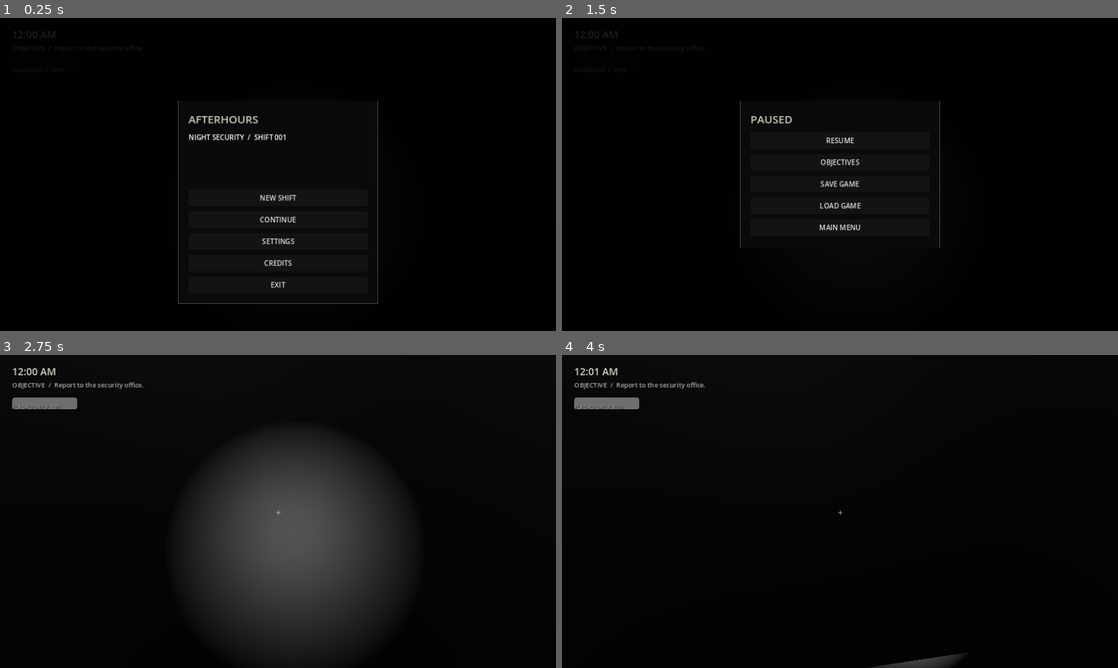
Above: before the commit, frames 1-4 (two rows, left to right).
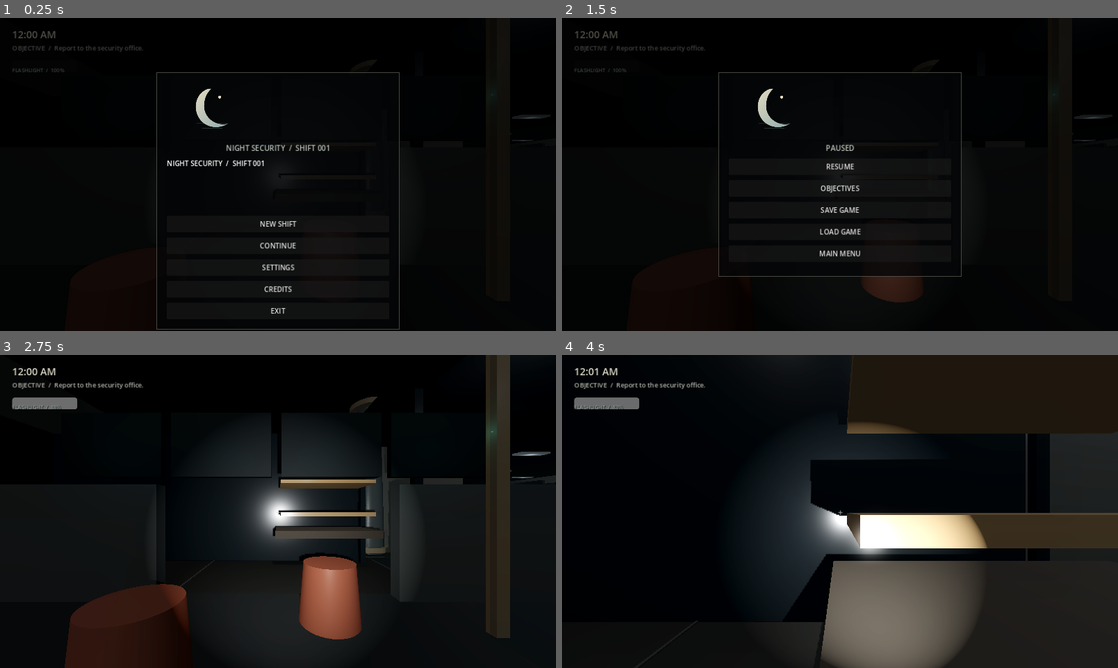
Above: after the commit, the same moments.

Repository: dontcare-dev/AFTER-HOURS
Game: Godot game, scene res://scenes/main.tscn
Two runs of this game, one before a commit and one after it. Both use one fixed random seed, a clock stepped at 60 frames per second and the inputs below.
Inputs (mouse positions are in pixels of both pictures, inside the frame that each line leads up to):
- Up to frame 1 (0.25 s): no input
- Up to frame 2 (1.5 s): click "SETTINGS" at 0.5 s; click "BACK" at 1.25 s
- Up to frame 3 (2.75 s): click "RESUME" at 2 s
- Up to frame 4 (4 s): tap Enter (objectives) at 2.75, 3.05 s; move the mouse to (867, 511) at 2.77 s; hold W (move_forward) 2.78-3.5 s; hold E (interact) 2.78-3.5 s; click "BACK" at 3.5 s

The runs differ from the first frame. In frame 1, 2.5% of the frame differs, in the area x 2-99%, y 4-100%; in frame 2, 2.6%; in frame 3, 22%; in frame 4, 40%, in the area x 12-100%, y 0-100%.

Commit message:
Replace blocky mall layout with detailed architectural storefronts and cinematic lighting

Diff:
--- a/scripts/game.gd
+++ b/scripts/game.gd
@@ -98,6 +98,18 @@
 	environment.ambient_light_color = Color(0.32, 0.34, 0.38)
 	environment.ambient_light_energy = 0.42
 	environment.tonemap_mode = Environment.TONE_MAPPER_FILMIC
+	environment.sdfgi_enabled = true
+	environment.sdfgi_use_occlusion = true
+	environment.ssao_enabled = true
+	environment.ssao_radius = 2.4
+	environment.ssao_intensity = 2.0
+	environment.ssil_enabled = true
+	environment.ssil_radius = 3.0
+	environment.glow_enabled = true
+	environment.glow_intensity = 0.55
+	environment.glow_bloom = 0.08
+	environment.volumetric_fog_enabled = true
+	environment.volumetric_fog_density = 0.012
 	environment.fog_enabled = true
 	environment.fog_light_color = Color(0.075, 0.08, 0.085)
 	environment.fog_density = 0.009
@@ -132,12 +144,7 @@
 			mall.add_child(light)
 			mall_lights.append(light)
 			var fixture = box(mall, Vector3(x, 5.88, z), Vector3(2.2, 0.12, 0.48), material(Color(0.62, 0.65, 0.65), 0.2, 0.3), false)
-	for side in [-1, 1]:
-		for z in [-20, -10, 0, 10, 20]:
-			var shop_x = side * 15.0
-			box(mall, Vector3(shop_x, 2.0, z), Vector3(11.5, 4.0, 0.35), dark_mat, true)
-			box(mall, Vector3(shop_x, 3.9, z), Vector3(11.5, 0.45, 0.5), wall_mat, false)
-			var sign = label_3d(mall, Vector3(shop_x, 3.0, z - 0.28), ["MERCURY", "CLOTHING", "HOME & CO", "TOYS", "NORTH STAR"][posmod(z + 20, 5)], Color(0.72, 0.7, 0.62))
+	build_atrium_details(mall)
 	box(mall, Vector3(-3.75, 2.2, -27), Vector3(2.5, 4.4, 0.3), wall_mat, true)
 	box(mall, Vector3(3.75, 2.2, -27), Vector3(2.5, 4.4, 0.3), wall_mat, true)
 	box(mall, Vector3(-3.75, 2.2, 27), Vector3(2.5, 4.4, 0.3), wall_mat, true)
@@ -150,8 +157,7 @@
 	box(mall, Vector3(10, 2.0, -17), Vector3(8, 4, 0.35), wall_mat, true)
 	box(mall, Vector3(-10, 2.0, 14), Vector3(8, 4, 0.35), wall_mat, true)
 	box(mall, Vector3(10, 2.0, 14), Vector3(8, 4, 0.35), wall_mat, true)
-	for i in range(8):
-		box(mall, Vector3(-2.8 + i * 0.8, 0.3 + i * 0.27, 9 - i * 0.9), Vector3(0.7, 0.2, 3.5), material(Color(0.24, 0.25, 0.25)), true)
+	build_escalator(mall)
 	build_security_office(mall)
 	build_food_court(mall)
 	build_parking(mall)
@@ -162,6 +168,149 @@
 	outside_light.rotation_degrees = Vector3(-55, -25, 0)
 	outside_light.light_energy = 0.12
 	mall.add_child(outside_light)
+
+func build_atrium_details(parent):
+	for x in [-9.5, 9.5]:
+		for z in [-22.0, -10.0, 2.0, 14.0, 25.0]:
+			var column = MeshInstance3D.new()
+			var shaft = CylinderMesh.new()
+			shaft.top_radius = 0.42
+			shaft.bottom_radius = 0.56
+			shaft.height = 5.7
+			shaft.radial_segments = 24
+			column.mesh = shaft
+			column.position = Vector3(x, 2.85, z)
+			column.material_override = material(Color(0.29, 0.3, 0.29), 0.32, 0.04)
+			parent.add_child(column)
+			for cap_y in [0.16, 5.52]:
+				var cap = MeshInstance3D.new()
+				var cap_mesh = CylinderMesh.new()
+				cap_mesh.top_radius = 0.68
+				cap_mesh.bottom_radius = 0.68
+				cap_mesh.height = 0.18
+				cap_mesh.radial_segments = 32
+				cap.mesh = cap_mesh
+				cap.position = Vector3(x, cap_y, z)
+				cap.material_override = material(Color(0.48, 0.43, 0.34), 0.24, 0.08)
+				parent.add_child(cap)
+	for side in [-1, 1]:
+		var index := 0
+		for z in [-20, -10, 0, 10, 20]:
+			build_storefront(parent, side, float(z), index)
+			index += 1
+	for position in [Vector3(-7.5, 0, -17), Vector3(7.5, 0, -17), Vector3(-7.5, 0, 17), Vector3(7.5, 0, 17)]:
+		build_planter(parent, position)
+	var chandelier = MeshInstance3D.new()
+	var ring = TorusMesh.new()
+	ring.inner_radius = 1.15
+	ring.outer_radius = 1.28
+	ring.rings = 16
+	ring.ring_segments = 48
+	chandelier.mesh = ring
+	chandelier.position = Vector3(0, 5.55, -2)
+	chandelier.material_override = material(Color(0.52, 0.43, 0.29), 0.2, 0.22)
+	parent.add_child(chandelier)
+	for i in range(12):
+		var angle = TAU * float(i) / 12.0
+		var pendant = MeshInstance3D.new()
+		var bulb = SphereMesh.new()
+		bulb.radius = 0.09
+		bulb.height = 0.18
+		pendant.mesh = bulb
+		pendant.position = Vector3(cos(angle) * 1.22, 5.22, -2 + sin(angle) * 1.22)
+		pendant.material_override = material(Color(0.88, 0.72, 0.48), 0.18, 1.8)
+		parent.add_child(pendant)
+
+func build_storefront(parent, side: int, center_z: float, index: int):
+	var front_x = side * 10.45
+	var rear_x = side * 20.2
+	var glass = material(Color(0.19, 0.28, 0.3, 0.22), 0.12, 0.08)
+	glass.transparency = BaseMaterial3D.TRANSPARENCY_ALPHA
+	glass.metallic = 0.34
+	glass.roughness = 0.12
+	var frame = material(Color(0.12, 0.14, 0.15), 0.24, 0.08)
+	var trim = material(Color(0.52, 0.43, 0.31), 0.25, 0.12)
+	box(parent, Vector3(rear_x, 2.0, center_z), Vector3(0.3, 4.0, 9.6), material(Color(0.11, 0.12, 0.12)), true)
+	for z_offset in [-4.7, 4.7]:
+		box(parent, Vector3(side * 15.3, 2.0, center_z + z_offset), Vector3(9.8, 4.0, 0.25), frame, true)
+	for z_offset in [-4.35, -2.05, 2.05, 4.35]:
+		box(parent, Vector3(front_x, 2.0, center_z + z_offset), Vector3(0.16, 4.0, 0.12), frame, false)
+	for z_offset in [-3.2, 3.2]:
+		var pane = box(parent, Vector3(front_x, 2.05, center_z + z_offset), Vector3(0.055, 3.65, 2.05), glass, false)
+		pane.cast_shadow = GeometryInstance3D.SHADOW_CASTING_SETTING_OFF
+	var sign_panel = box(parent, Vector3(front_x, 4.05, center_z), Vector3(0.28, 0.56, 8.9), frame, false)
+	var sign_text = ["MERCURY / DEPARTMENT", "CLOTHING / STUDIO", "HOME & CO / LIVING", "TOYS / PLAYROOM", "NORTH STAR / CINEMA"][index]
+	var sign = label_3d(parent, Vector3(front_x - side * 0.18, 4.02, center_z), sign_text, Color(0.83, 0.74, 0.56))
+	var door = box(parent, Vector3(front_x, 1.75, center_z), Vector3(0.1, 3.45, 1.55), glass, false)
+	door.cast_shadow = GeometryInstance3D.SHADOW_CASTING_SETTING_OFF
+	box(parent, Vector3(front_x - side * 0.09, 1.75, center_z - 0.82), Vector3(0.16, 3.55, 0.12), trim, false)
+	box(parent, Vector3(front_x - side * 0.09, 1.75, center_z + 0.82), Vector3(0.16, 3.55, 0.12), trim, false)
+	for shelf_z in [-2.8, 2.8]:
+		box(parent, Vector3(side * 12.0, 1.1, center_z + shelf_z), Vector3(2.1, 0.14, 1.1), material(Color(0.2, 0.18, 0.15)), false)
+		for tier in [1.5, 2.15]:
+			box(parent, Vector3(side * 12.0, tier, center_z + shelf_z), Vector3(1.9, 0.08, 0.92), trim, false)
+	for display_index in range(3):
+		var display = MeshInstance3D.new()
+		var shape = CylinderMesh.new()
+		shape.top_radius = 0.35
+		shape.bottom_radius = 0.42
+		shape.height = 0.85
+		display.mesh = shape
+		display.position = Vector3(side * (12.3 + display_index * 1.8), 0.43, center_z + (display_index - 1) * 1.15)
+		display.material_override = material(Color(0.31 + 0.035 * index, 0.27, 0.21), 0.38)
+		parent.add_child(display)
+
+func build_planter(parent, position: Vector3):
+	var pot = MeshInstance3D.new()
+	var pot_mesh = CylinderMesh.new()
+	pot_mesh.top_radius = 0.48
+	pot_mesh.bottom_radius = 0.34
+	pot_mesh.height = 0.62
+	pot.mesh = pot_mesh
+	pot.position = position + Vector3(0, 0.31, 0)
+	pot.material_override = material(Color(0.19, 0.2, 0.18), 0.72)
+	parent.add_child(pot)
+	for i in range(7):
+		var leaf = MeshInstance3D.new()
+		var leaf_mesh = SphereMesh.new()
+		leaf_mesh.radius = 0.22
+		leaf_mesh.height = 0.72
+		leaf.mesh = leaf_mesh
+		var angle = TAU * float(i) / 7.0
+		leaf.position = position + Vector3(cos(angle) * 0.28, 0.86 + randf_range(0.0, 0.24), sin(angle) * 0.28)
+		leaf.scale = Vector3(0.72, 1.0, 0.72)
+		leaf.material_override = material(Color(0.09, 0.17 + randf() * 0.08, 0.12), 0.92)
+		parent.add_child(leaf)
+
+func build_escalator(parent):
+	var ramp = MeshInstance3D.new()
+	var ramp_mesh = BoxMesh.new()
+	ramp_mesh.size = Vector3(4.2, 0.18, 12.0)
+	ramp.mesh = ramp_mesh
+	ramp.position = Vector3(0, 1.0, 5.5)
+	ramp.rotation.x = -0.12
+	ramp.material_override = material(Color(0.17, 0.18, 0.18), 0.42, 0.05)
+	parent.add_child(ramp)
+	var ramp_body = StaticBody3D.new()
+	ramp_body.position = ramp.position
+	ramp_body.rotation = ramp.rotation
+	var ramp_collision = CollisionShape3D.new()
+	var ramp_shape = BoxShape3D.new()
+	ramp_shape.size = ramp_mesh.size
+	ramp_collision.shape = ramp_shape
+	ramp_body.add_child(ramp_collision)
+	parent.add_child(ramp_body)
+	for side in [-1.0, 1.0]:
+		var rail = MeshInstance3D.new()
+		var rail_mesh = CylinderMesh.new()
+		rail_mesh.top_radius = 0.055
+		rail_mesh.bottom_radius = 0.055
+		rail_mesh.height = 12.0
+		rail.mesh = rail_mesh
+		rail.position = Vector3(side * 2.05, 1.65, 5.5)
+		rail.rotation.x = PI / 2.0 - 0.12
+		rail.material_override = material(Color(0.46, 0.47, 0.44), 0.18, 0.1)
+		parent.add_child(rail)
 
 func build_security_office(parent):
 	var office = Node3D.new()
@@ -331,14 +480,14 @@
 
 func build_overlay():
 	overlay = ColorRect.new()
-	overlay.color = Color(0, 0, 0, 0.86)
+	overlay.color = Color(0, 0, 0, 0.64)
 	overlay.set_anchors_and_offsets_preset(Control.PRESET_FULL_RECT)
 	overlay.visible = false
 	ui.add_child(overlay)
 	panel = PanelContainer.new()
-	panel.custom_minimum_size = Vector2(460, 340)
+	panel.custom_minimum_size = Vector2(560, 470)
 	panel.set_anchors_and_offsets_preset(Control.PRESET_CENTER)
-	panel.position = Vector2(-230, -170)
+	panel.position = Vector2(-280, -235)
 	panel.add_theme_stylebox_override("panel", panel_style())
 	overlay.add_child(panel)
 
@@ -599,10 +748,17 @@
 	var layout = VBoxContainer.new()
 	layout.add_theme_constant_override("separation", 12)
 	panel.add_child(layout)
+	var brand = TextureRect.new()
+	brand.texture = load("res://assets/afterhours_logo.svg")
+	brand.custom_minimum_size = Vector2(440, 126)
+	brand.expand_mode = TextureRect.EXPAND_FIT_WIDTH_PROPORTIONAL
+	brand.stretch_mode = TextureRect.STRETCH_KEEP_ASPECT_CENTERED
+	layout.add_child(brand)
 	var title = Label.new()
-	title.text = title_text
-	title.add_theme_font_size_override("font_size", 25)
-	title.add_theme_color_override("font_color", Color(0.82, 0.8, 0.72))
+	title.text = title_text if title_text != "AFTERHOURS" else "NIGHT SECURITY  /  SHIFT 001"
+	title.horizontal_alignment = HORIZONTAL_ALIGNMENT_CENTER
+	title.add_theme_font_size_override("font_size", 17)
+	title.add_theme_color_override("font_color", Color(0.72, 0.75, 0.72))
 	layout.add_child(title)
 	if body_text != "":
 		var body = Label.new()
@@ -732,7 +888,7 @@
 
 func panel_style() -> StyleBoxFlat:
 	var style = StyleBoxFlat.new()
-	style.bg_color = Color(0.035, 0.04, 0.045, 0.97)
+	style.bg_color = Color(0.018, 0.023, 0.028, 0.78)
 	style.border_color = Color(0.34, 0.34, 0.31, 0.8)
 	style.set_border_width_all(1)
 	style.set_content_margin_all(24)
